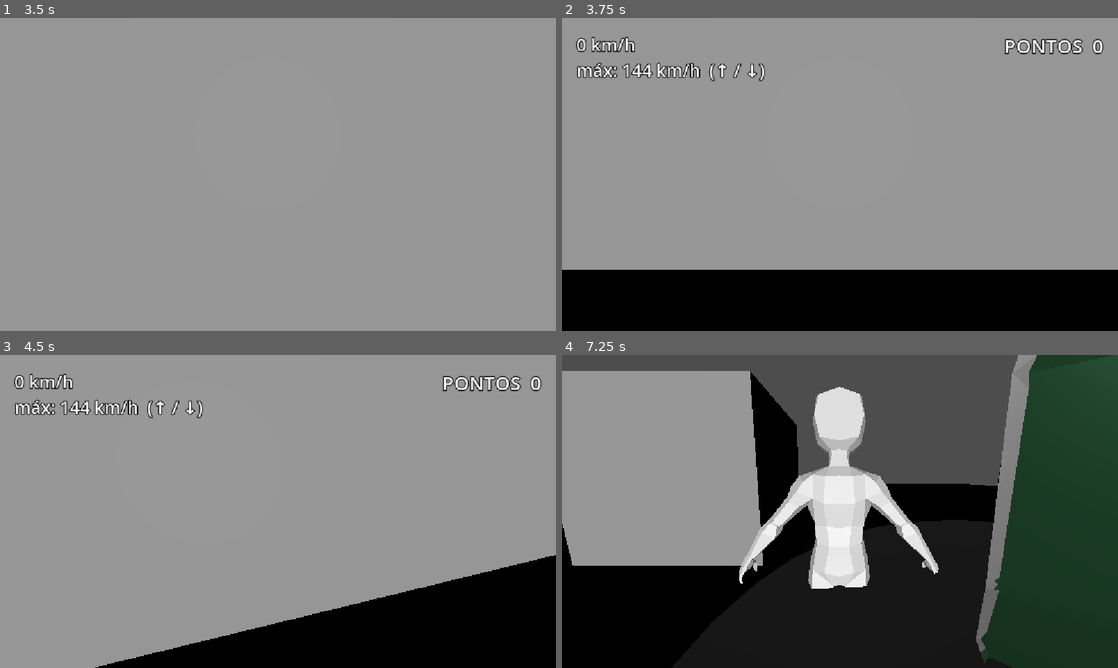
Above: before the commit, frames 1-4 (two rows, left to right).
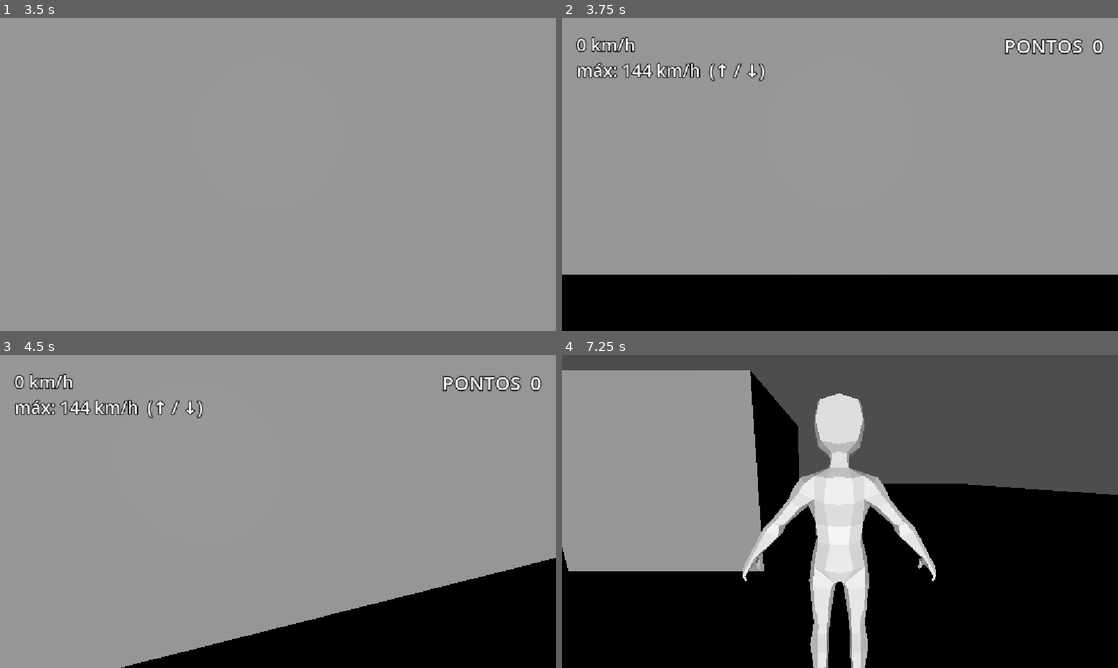
Above: after the commit, the same moments.

Repository: KyomotoFanAccount/last-order-to-go-game
Game: Godot game, scene res://scenes/world/testworld.tscn
Two runs of this game, one before a commit and one after it. Both use one fixed random seed, a clock stepped at 60 frames per second and the inputs below. This scene is started directly instead of the project's main scene.
Inputs (mouse positions are in pixels of both pictures, inside the frame that each line leads up to):
- Up to frame 1 (3.5 s): tap Enter (ui_accept) at 0.5, 0.77, 1.52, 2.75, 3.02 s; move the mouse to (272, 180) at 0.52 s; hold C (Clutch) 0.53-1.28 s; hold F (Shift Up) 0.53-2.78 s; move the mouse to (316, 177) at 1.27 s; tap W (Throttle) at 1.35 s; move the mouse to (233, 171) at 2.02 s; tap T (Toggle Transmission) at 2.1 s; move the mouse to (283, 174) at 2.77 s; hold A (Steer Left) from 2.78 s (still down); tap E (interact) at 2.85 s
- Up to frame 2 (3.75 s): move the mouse to (817, 168) at 3.52 s; release A (Steer Left) at 3.53 s; hold F (Shift Up) from 3.53 s (still down); tap Ctrl at 3.6 s
- Up to frame 3 (4.5 s): keep holding F (Shift Up); tap Enter (ui_accept) at 3.77, 4.25 s; move the mouse to (305, 511) at 4.27 s; tap Q at 4.35 s
- Up to frame 4 (7.25 s): tap Enter (ui_accept) at 4.52, 5, 5.75, 6.02, 6.77 s; move the mouse to (812, 511) at 5.02 s; hold Shift 5.03-5.78 s; move the mouse to (851, 505) at 5.77 s; release F (Shift Up) at 5.78 s; hold D (Steer Right) 5.78-6.53 s; tap C (Clutch) at 5.85 s; move the mouse to (834, 517) at 6.52 s; hold F (Shift Up) from 6.53 s (still down); hold W (Throttle) from 6.53 s (still down)

Frame 1 is identical in both runs. In frame 2, 1.6% of the frame differs, in the area x 0-100%, y 80-82%; in frame 3, 1.2%; in frame 4, 26%, in the area x 0-100%, y 0-100%.

Commit message:
moto com modelo atualizado

Diff:
--- /dev/null
+++ b/scenes/moto_nova/moto_nova.tscn
@@ -0,0 +1,34 @@
+[gd_scene format=3 uid="uid://cqrcij5ergith"]
+
+[ext_resource type="PackedScene" uid="uid://b7exsghe1x22u" path="res://assets/vehicles/motountitled1.fbx" id="1_7ykdc"]
+
+[node name="motountitled1" unique_id=553754760 instance=ExtResource("1_7ykdc")]
+
+[node name="Skeleton3D" parent="Armature" parent_id_path=PackedInt32Array(1529903123) index="0" unique_id=1832252666]
+transform = Transform3D(1, 0, 0, 0, 1, 0, 0, 0, 1, -5.2162512e-17, -0.11170578, -0.051992178)
+
+[node name="RodaFrontal" type="VehicleWheel3D" parent="." index="1" unique_id=394193390]
+transform = Transform3D(-4, 0, -6.039832e-07, 0, 4, 0, 6.039832e-07, 0, -4, 0, 1.933, -4.1363177)
+use_as_steering = true
+
+[node name="RodaTraseira" type="VehicleWheel3D" parent="." index="2" unique_id=1600565918]
+transform = Transform3D(-4, 0, 6.039832e-07, 0, 4, 0, -6.039832e-07, 0, -4, 0, 1.9325597, 5.186029)
+engine_force = 103.14
+brake = 28.83
+use_as_traction = true
+
+[node name="CameraRig" type="Node3D" parent="." index="3" unique_id=835860941]
+transform = Transform3D(-1, 8.379101e-09, -8.702029e-08, 0, 0.99539614, 0.095845744, 8.742278e-08, 0.095845744, -0.99539614, 0, 7.8040504, 0)
+
+[node name="SpringArm3D" type="SpringArm3D" parent="CameraRig" index="0" unique_id=463184053]
+transform = Transform3D(1, 0, 0, 0, 1.0000001, 2.9802322e-08, 0, -2.9802322e-08, 1.0000001, 0, 0.46277082, 0.081599)
+spring_length = 5.0
+
+[node name="Camera3D" type="Camera3D" parent="CameraRig/SpringArm3D" index="0" unique_id=2018606200]
+transform = Transform3D(1, 0, 0, 0, 1, 0, 0, 0, 1, 0, 0.5, 0)
+current = true
+
+[node name="DismountPosition" type="Marker3D" parent="." index="4" unique_id=403449087]
+transform = Transform3D(1, 0, 0, 0, 1, 0, 0, 0, 1, 1.5, 0, 0)
+
+[node name="VehicleBody3D" type="VehicleBody3D" parent="." index="5" unique_id=550331907]
--- a/scenes/vehicles/Motorcycle.tscn
+++ b/scenes/vehicles/Motorcycle.tscn
@@ -1,7 +1,7 @@
 [gd_scene format=3 uid="uid://blc0cfgtyf6au"]
 
 [ext_resource type="Script" uid="uid://cydaitycu724t" path="res://scenes/vehicles/Motorcycle.gd" id="1_0602f"]
-[ext_resource type="PackedScene" uid="uid://ceeuayk58c3my" path="res://assets/vehicles/low-poly_scooter.glb" id="1_scooter"]
+[ext_resource type="PackedScene" uid="uid://b7exsghe1x22u" path="res://assets/vehicles/motountitled1.fbx" id="2_0602f"]
 
 [sub_resource type="BoxShape3D" id="BoxShape3D_moto"]
 size = Vector3(0.8, 1, 2.515625)
@@ -11,14 +11,9 @@
 center_of_mass_mode = 1
 center_of_mass = Vector3(0, 0.2, 0)
 script = ExtResource("1_0602f")
-grind_height = 1.1
-
-[node name="Model" type="Node3D" parent="." unique_id=587915281]
-
-[node name="Sketchfab_Scene" parent="Model" unique_id=867107368 instance=ExtResource("1_scooter")]
 
 [node name="CollisionShape3D" type="CollisionShape3D" parent="." unique_id=366144138]
-transform = Transform3D(1, 0, 0, 0, 1, 0, 0, 0, 1, 0, 0.6, 0.003)
+transform = Transform3D(1, 0, 0, 0, 1, 0, 0, 0, 1, 0, 0.5377784, 0.003)
 shape = SubResource("BoxShape3D_moto")
 
 [node name="CameraRig" type="Node3D" parent="." unique_id=342599493]
@@ -36,11 +31,14 @@
 transform = Transform3D(1, 0, 0, 0, 1, 0, 0, 0, 1, 1.5, 0, 0)
 
 [node name="RodaTraseira" type="VehicleWheel3D" parent="." unique_id=1367499826]
-transform = Transform3D(-0.99999994, 0, 8.742278e-08, 0, 1, 0, -8.742277e-08, 0, -1, 0, 0.3, 0.812)
+transform = Transform3D(-0.8, 0, 1.2079664e-07, 0, 0.8, 0, -1.2079664e-07, 0, -0.8, 0, 0.431, 0.831)
 engine_force = 103.14
 brake = 28.83
 use_as_traction = true
 
 [node name="RodaFrontal" type="VehicleWheel3D" parent="." unique_id=1301198062]
-transform = Transform3D(-1, 0, -8.742278e-08, 0, 1, 0, 8.742278e-08, 0, -1, 0, 0.3, -0.902)
+transform = Transform3D(-0.8, 0, -1.2079664e-07, 0, 0.8, 0, 1.2079664e-07, 0, -0.8, 0, 0.43111175, -1.0388877)
 use_as_steering = true
+
+[node name="motountitled1" parent="." unique_id=553754760 instance=ExtResource("2_0602f")]
+transform = Transform3D(-0.2, 0, -1.7484556e-08, 0, 0.2, 0, 1.7484556e-08, 0, -0.2, 0, 0.03733301, 0)
--- a/scenes/world/testworld.tscn
+++ b/scenes/world/testworld.tscn
@@ -7,6 +7,7 @@
 [ext_resource type="Script" uid="uid://cu1ulfq3ad00m" path="res://scenes/world/csg_box_3d_3.gd" id="7_ici0x"]
 [ext_resource type="PackedScene" uid="uid://dgawalvy642em" path="res://scenes/player/Player.tscn" id="7_iivpr"]
 [ext_resource type="PackedScene" uid="uid://blc0cfgtyf6au" path="res://scenes/vehicles/Motorcycle.tscn" id="8_ici0x"]
+[ext_resource type="PackedScene" uid="uid://cqrcij5ergith" path="res://scenes/moto_nova/moto_nova.tscn" id="8_va6hb"]
 
 [sub_resource type="BoxMesh" id="BoxMesh_xrivr"]
 size = Vector3(116.628815, 1, 118.00148)
@@ -73,3 +74,9 @@
 transform = Transform3D(1, 0, 0, 0, 1, 0, 0, 0, 1, 4.920166, 0.5, 22.770538)
 size = Vector3(13.688, 1, 0.501)
 script = ExtResource("7_ici0x")
+
+[node name="moto_nova" parent="." unique_id=553754760 instance=ExtResource("8_va6hb")]
+transform = Transform3D(0.2, 0, 0, 0, 0.2, 0, 0, 0, 0.2, 18.809723, -0.07205129, 28.521358)
+
+[node name="Motorcycle5" parent="." unique_id=581364650 instance=ExtResource("8_ici0x")]
+transform = Transform3D(1, 0, 0, 0, 1, 0, 0, 0, 1, 21.449938, 1.383354, 19.630068)
Binary file added: assets/vehicles/motountitled1.fbx
Not shown, added: assets/vehicles/motountitled1.fbx.import
